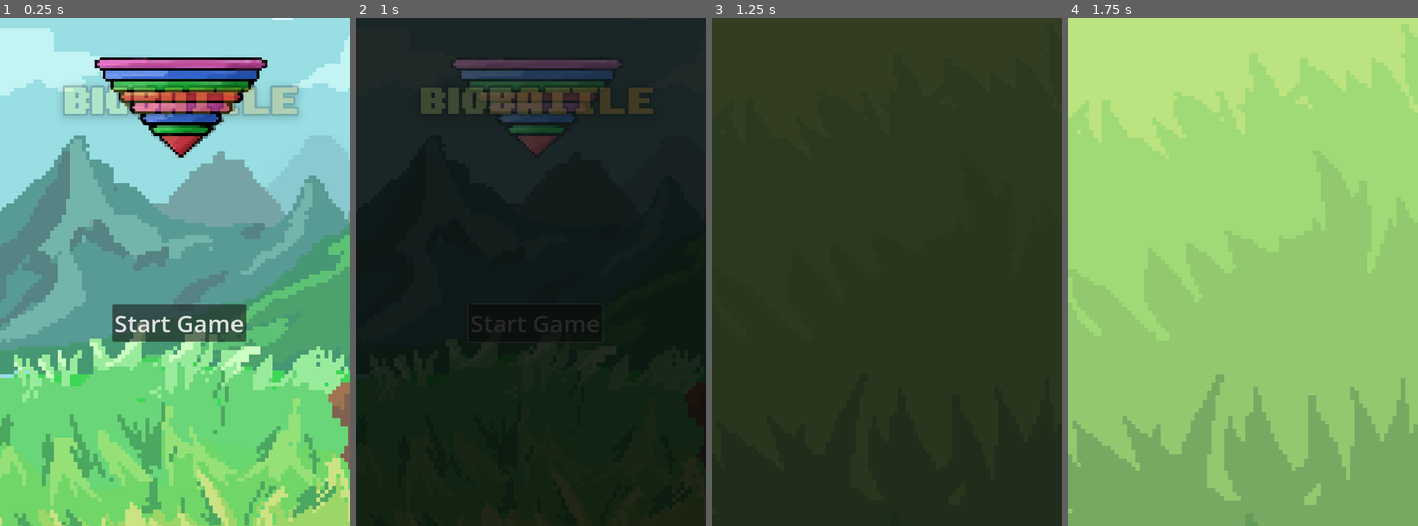
Above: before the commit, frames 1-4 (left to right).
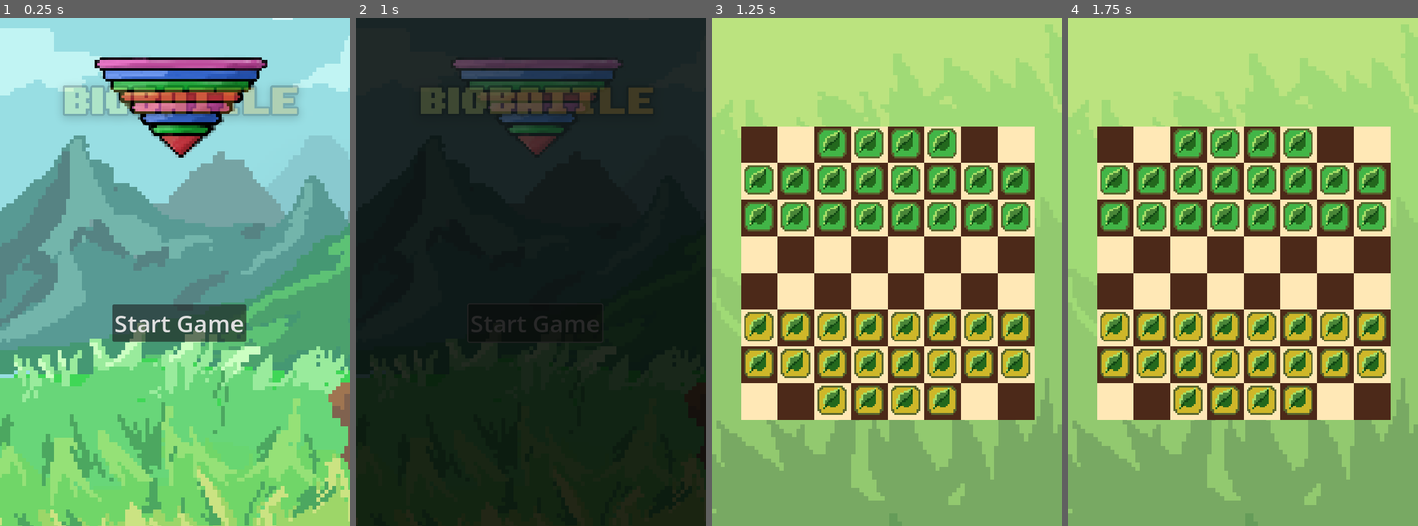
Above: after the commit, the same moments.

Repository: dwit729/biobattle
Game: Godot game, scene res://Scenes/main.tscn
Two runs of this game, one before a commit and one after it. Both use one fixed random seed, a clock stepped at 60 frames per second and the inputs below.
Inputs:
- Up to frame 1 (0.25 s): no input
- Up to frame 2 (1 s): click "Start Game" at 0.5 s
- Up to frame 3 (1.25 s): no input
- Up to frame 4 (1.75 s): no input

Frames 1-2 are identical in both runs. In frame 3, 99% of the frame differs, in the area x 0-100%, y 0-100%; in frame 4, 47%.

Commit message:
board stuff

Diff:
--- /dev/null
+++ b/Scenes/board.tscn
@@ -0,0 +1,14 @@
+[gd_scene load_steps=3 format=3 uid="uid://jc4re0macnu2"]
+
+[ext_resource type="Texture2D" uid="uid://b5wg612bj17oj" path="res://Assets/board.png" id="1_xyjyo"]
+[ext_resource type="Script" path="res://board.gd" id="2_5uqc7"]
+
+[node name="board" type="Sprite2D"]
+position = Vector2(5.38, 0)
+texture = ExtResource("1_xyjyo")
+script = ExtResource("2_5uqc7")
+
+[node name="pieces" type="Node2D" parent="."]
+position = Vector2(-70.31, -70.71)
+
+[node name="indicator" type="Node2D" parent="."]
--- /dev/null
+++ b/Scenes/cell.tscn
@@ -0,0 +1,3 @@
+[gd_scene format=3 uid="uid://cjvihc6m1d2kb"]
+
+[node name="cell" type="Sprite2D"]
--- /dev/null
+++ b/Scenes/domain.gd
@@ -0,0 +1,5 @@
+extends Sprite2D
+
+
+func _ready() -> void:
+	$AnimationPlayer.play("idle")
--- /dev/null
+++ b/Scenes/domain.tscn
@@ -0,0 +1,54 @@
+[gd_scene load_steps=6 format=3 uid="uid://guskai25l6m8"]
+
+[ext_resource type="Texture2D" uid="uid://deo0lpwsi10s3" path="res://Assets/sprite_domain.png" id="1_wppfx"]
+[ext_resource type="Script" path="res://Scenes/domain.gd" id="2_s2v2y"]
+
+[sub_resource type="Animation" id="Animation_5lgmt"]
+length = 0.001
+tracks/0/type = "value"
+tracks/0/imported = false
+tracks/0/enabled = true
+tracks/0/path = NodePath(".:frame")
+tracks/0/interp = 1
+tracks/0/loop_wrap = true
+tracks/0/keys = {
+"times": PackedFloat32Array(0),
+"transitions": PackedFloat32Array(1),
+"update": 1,
+"values": [0]
+}
+
+[sub_resource type="Animation" id="Animation_tfwf2"]
+resource_name = "idle"
+length = 0.9
+loop_mode = 1
+tracks/0/type = "value"
+tracks/0/imported = false
+tracks/0/enabled = true
+tracks/0/path = NodePath(".:frame")
+tracks/0/interp = 1
+tracks/0/loop_wrap = true
+tracks/0/keys = {
+"times": PackedFloat32Array(0, 0.5),
+"transitions": PackedFloat32Array(1, 1),
+"update": 1,
+"values": [0, 1]
+}
+
+[sub_resource type="AnimationLibrary" id="AnimationLibrary_rvqlq"]
+_data = {
+"RESET": SubResource("Animation_5lgmt"),
+"idle": SubResource("Animation_tfwf2")
+}
+
+[node name="domain" type="Sprite2D"]
+texture_filter = 1
+texture = ExtResource("1_wppfx")
+hframes = 2
+script = ExtResource("2_s2v2y")
+
+[node name="AnimationPlayer" type="AnimationPlayer" parent="."]
+libraries = {
+"": SubResource("AnimationLibrary_rvqlq")
+}
+speed_scale = 1.5
--- /dev/null
+++ b/Scenes/family.tscn
@@ -0,0 +1,51 @@
+[gd_scene load_steps=5 format=3 uid="uid://c1xe78x2plx5s"]
+
+[ext_resource type="Texture2D" uid="uid://0nvgok8fen3i" path="res://Assets/sprite_family.png" id="1_u7e5p"]
+
+[sub_resource type="Animation" id="Animation_fa77u"]
+length = 0.001
+tracks/0/type = "value"
+tracks/0/imported = false
+tracks/0/enabled = true
+tracks/0/path = NodePath(".:frame")
+tracks/0/interp = 1
+tracks/0/loop_wrap = true
+tracks/0/keys = {
+"times": PackedFloat32Array(0),
+"transitions": PackedFloat32Array(1),
+"update": 1,
+"values": [0]
+}
+
+[sub_resource type="Animation" id="Animation_8bmxj"]
+resource_name = "idle"
+length = 1.4
+loop_mode = 1
+tracks/0/type = "value"
+tracks/0/imported = false
+tracks/0/enabled = true
+tracks/0/path = NodePath(".:frame")
+tracks/0/interp = 1
+tracks/0/loop_wrap = true
+tracks/0/keys = {
+"times": PackedFloat32Array(0, 0.5, 1),
+"transitions": PackedFloat32Array(1, 1, 1),
+"update": 1,
+"values": [0, 1, 2]
+}
+
+[sub_resource type="AnimationLibrary" id="AnimationLibrary_v8iri"]
+_data = {
+"RESET": SubResource("Animation_fa77u"),
+"idle": SubResource("Animation_8bmxj")
+}
+
+[node name="family" type="Sprite2D"]
+texture = ExtResource("1_u7e5p")
+hframes = 3
+
+[node name="AnimationPlayer" type="AnimationPlayer" parent="."]
+libraries = {
+"": SubResource("AnimationLibrary_v8iri")
+}
+speed_scale = 1.5
--- a/Scenes/game.gd
+++ b/Scenes/game.gd
@@ -1,6 +1,62 @@
 extends Node2D
 
 @onready var trans = $testtransition/AnimationPlayer
+#@onready var pieces = $board/pieces
+#
+##imports
+#const CELL = preload("res://Scenes/cell.tscn")
+#
+#const SPECIES = preload("res://Scenes/species.tscn") #private - 1 - 10pcs
+#const GENUS = preload("res://Scenes/genus.tscn") #spy - 2 - 4pcs
+#const FAMILY = preload("res://Scenes/family.tscn") #sergeant - 3 - 1pc
+#const ORDER = preload("res://Scenes/order.tscn") #colonel - 4 - 2pcs
+#const DOMAIN = preload("res://Scenes/domain.tscn") #major general - 5 - 1pc
+#const PHYLUM = preload("res://Scenes/phylum.tscn") #five-star general - 6 - 1pc
+#const KINGDOM = preload("res://Scenes/kingdom.tscn") #flag - 7 - 1pc
+#
+##variables
+#const BOARD_CELLS = 8
+#const CELL_WIDTH = 18
+#var board : Array
+#var p1 : bool
+#var state : bool
+#var moves = []
+#var selected_piece : Vector2
 
 func _ready() -> void:
 	trans.play("fadeout")
+	await get_tree().create_timer(0.5).timeout
+	#board.append([0,0,1,2,7,1,0,0])
+	#board.append([1,3,2,1,6,2,4,1])
+	#board.append([1,5,4,1,1,2,7,1])
+	#board.append([0,0,0,0,0,0,0,0])
+	#board.append([0,0,0,0,0,0,0,0])
+	#board.append([-1,-5,-4,-1,-1,-2,-7,-1])
+	#board.append([-1,-3,-2,-1,-6,-2,-4,-1])
+	#board.append([0,0,-1,-2,-7,-1,0,0])
+	#
+	#display_pieces()
+	#
+#func display_pieces():
+	#for i in BOARD_CELLS:
+		#for j in BOARD_CELLS:
+			#var cell = CELL.instantiate()
+			#pieces.add_child(cell)
+			#cell.global_position = Vector2(j * CELL_WIDTH + (CELL_WIDTH / 2), -i * CELL_WIDTH - (CELL_WIDTH / 2))
+			#
+			#match board[i][j]:
+				#-7: cell.texture = KINGDOM
+				#-6: cell.texture = PHYLUM
+				#-5: cell.texture = DOMAIN
+				#-4: cell.texture = ORDER
+				#-3: cell.texture = FAMILY
+				#-2: cell.texture = GENUS
+				#-1: cell.texture = SPECIES
+				#0: cell.texture = null
+				#7: cell.texture = KINGDOM
+				#6: cell.texture = PHYLUM
+				#5: cell.texture = DOMAIN
+				#4: cell.texture = ORDER
+				#3: cell.texture = FAMILY
+				#2: cell.texture = GENUS
+				#1: cell.texture = SPECIES
--- a/Scenes/game.tscn
+++ b/Scenes/game.tscn
@@ -1,8 +1,9 @@
-[gd_scene load_steps=4 format=3 uid="uid://dk7bleesvudsm"]
+[gd_scene load_steps=5 format=3 uid="uid://dk7bleesvudsm"]
 
 [ext_resource type="Texture2D" uid="uid://san22kgtcaog" path="res://Assets/board_bg.png" id="1_f80v2"]
 [ext_resource type="Script" path="res://Scenes/game.gd" id="1_l4vrx"]
 [ext_resource type="PackedScene" uid="uid://boija1n6e3xt8" path="res://Scenes/testtransition.tscn" id="3_8us6r"]
+[ext_resource type="PackedScene" uid="uid://jc4re0macnu2" path="res://Scenes/board.tscn" id="4_r0k4a"]
 
 [node name="Game" type="Node2D"]
 position = Vector2(320, 472)
@@ -13,5 +14,9 @@
 scale = Vector2(7.7975, 7.7975)
 texture = ExtResource("1_f80v2")
 
+[node name="board" parent="." instance=ExtResource("4_r0k4a")]
+scale = Vector2(3.395, 3.395)
+
 [node name="testtransition" parent="." instance=ExtResource("3_8us6r")]
+visible = false
 position = Vector2(-319, -542)
--- /dev/null
+++ b/Scenes/genus.tscn
@@ -0,0 +1,51 @@
+[gd_scene load_steps=5 format=3 uid="uid://bem3ft61jdnjd"]
+
+[ext_resource type="Texture2D" uid="uid://75r1rv4fkjxp" path="res://Assets/sprite_genus.png" id="1_lmygu"]
+
+[sub_resource type="Animation" id="Animation_g4dvq"]
+resource_name = "idle"
+length = 1.4
+loop_mode = 1
+tracks/0/type = "value"
+tracks/0/imported = false
+tracks/0/enabled = true
+tracks/0/path = NodePath(".:frame")
+tracks/0/interp = 1
+tracks/0/loop_wrap = true
+tracks/0/keys = {
+"times": PackedFloat32Array(0, 0.5, 1),
+"transitions": PackedFloat32Array(1, 1, 1),
+"update": 1,
+"values": [0, 1, 2]
+}
+
+[sub_resource type="Animation" id="Animation_35661"]
+length = 0.001
+tracks/0/type = "value"
+tracks/0/imported = false
+tracks/0/enabled = true
+tracks/0/path = NodePath(".:frame")
+tracks/0/interp = 1
+tracks/0/loop_wrap = true
+tracks/0/keys = {
+"times": PackedFloat32Array(0),
+"transitions": PackedFloat32Array(1),
+"update": 1,
+"values": [0]
+}
+
+[sub_resource type="AnimationLibrary" id="AnimationLibrary_jwbx6"]
+_data = {
+"RESET": SubResource("Animation_35661"),
+"idle": SubResource("Animation_g4dvq")
+}
+
+[node name="genus" type="Sprite2D"]
+texture = ExtResource("1_lmygu")
+hframes = 3
+
+[node name="AnimationPlayer" type="AnimationPlayer" parent="."]
+libraries = {
+"": SubResource("AnimationLibrary_jwbx6")
+}
+speed_scale = 1.5
--- /dev/null
+++ b/Scenes/kingdom.tscn
@@ -0,0 +1,51 @@
+[gd_scene load_steps=5 format=3 uid="uid://cvttxhdtkwnsu"]
+
+[ext_resource type="Texture2D" uid="uid://btmkx6x02q7ic" path="res://Assets/sprite_kingdom.png" id="1_iuwji"]
+
+[sub_resource type="Animation" id="Animation_xa8bg"]
+resource_name = "idle"
+length = 0.9
+loop_mode = 1
+tracks/0/type = "value"
+tracks/0/imported = false
+tracks/0/enabled = true
+tracks/0/path = NodePath(".:frame")
+tracks/0/interp = 1
+tracks/0/loop_wrap = true
+tracks/0/keys = {
+"times": PackedFloat32Array(0, 0.5),
+"transitions": PackedFloat32Array(1, 1),
+"update": 1,
+"values": [0, 1]
+}
+
+[sub_resource type="Animation" id="Animation_msnel"]
+length = 0.001
+tracks/0/type = "value"
+tracks/0/imported = false
+tracks/0/enabled = true
+tracks/0/path = NodePath(".:frame")
+tracks/0/interp = 1
+tracks/0/loop_wrap = true
+tracks/0/keys = {
+"times": PackedFloat32Array(0),
+"transitions": PackedFloat32Array(1),
+"update": 1,
+"values": [0]
+}
+
+[sub_resource type="AnimationLibrary" id="AnimationLibrary_ciw5x"]
+_data = {
+"RESET": SubResource("Animation_msnel"),
+"idle": SubResource("Animation_xa8bg")
+}
+
+[node name="kingdom" type="Sprite2D"]
+texture = ExtResource("1_iuwji")
+hframes = 2
+
+[node name="AnimationPlayer" type="AnimationPlayer" parent="."]
+libraries = {
+"": SubResource("AnimationLibrary_ciw5x")
+}
+speed_scale = 1.5
--- a/Scenes/logoanim.tscn
+++ b/Scenes/logoanim.tscn
@@ -2,21 +2,6 @@
 
 [ext_resource type="Texture2D" uid="uid://cu2sa08j0ieqx" path="res://Assets/LOGO.png" id="1_hf4jt"]
 [ext_resource type="Texture2D" uid="uid://cpbl0hmfsjbp" path="res://Assets/LOGO_WITH TEXT.png" id="2_bsjb2"]
-
-[sub_resource type="Animation" id="Animation_w034x"]
-resource_name = "logoanim"
-tracks/0/type = "value"
-tracks/0/imported = false
-tracks/0/enabled = true
-tracks/0/path = NodePath("Sprite2D2:modulate")
-tracks/0/interp = 1
-tracks/0/loop_wrap = true
-tracks/0/keys = {
-"times": PackedFloat32Array(0, 1),
-"transitions": PackedFloat32Array(1, 1),
-"update": 0,
-"values": [Color(1, 1, 1, 0), Color(1, 1, 1, 1)]
-}
 
 [sub_resource type="Animation" id="Animation_uci8q"]
 length = 0.001
@@ -73,6 +58,21 @@
 "values": [Color(1, 1, 1, 1), Color(1, 1, 1, 0)]
 }
 
+[sub_resource type="Animation" id="Animation_w034x"]
+resource_name = "logoanim"
+tracks/0/type = "value"
+tracks/0/imported = false
+tracks/0/enabled = true
+tracks/0/path = NodePath("Sprite2D2:modulate")
+tracks/0/interp = 1
+tracks/0/loop_wrap = true
+tracks/0/keys = {
+"times": PackedFloat32Array(0, 1),
+"transitions": PackedFloat32Array(1, 1),
+"update": 0,
+"values": [Color(1, 1, 1, 0), Color(1, 1, 1, 1)]
+}
+
 [sub_resource type="AnimationLibrary" id="AnimationLibrary_643kh"]
 _data = {
 "RESET": SubResource("Animation_uci8q"),
--- /dev/null
+++ b/Scenes/order.tscn
@@ -0,0 +1,51 @@
+[gd_scene load_steps=5 format=3 uid="uid://bmeo6g5itbhuf"]
+
+[ext_resource type="Texture2D" uid="uid://bxdke68m2mdqa" path="res://Assets/sprite_order.png" id="1_ep1e6"]
+
+[sub_resource type="Animation" id="Animation_tn7k8"]
+resource_name = "idle"
+length = 1.4
+loop_mode = 1
+tracks/0/type = "value"
+tracks/0/imported = false
+tracks/0/enabled = true
+tracks/0/path = NodePath(".:frame")
+tracks/0/interp = 1
+tracks/0/loop_wrap = true
+tracks/0/keys = {
+"times": PackedFloat32Array(0, 0.5, 1),
+"transitions": PackedFloat32Array(1, 1, 1),
+"update": 1,
+"values": [0, 1, 2]
+}
+
+[sub_resource type="Animation" id="Animation_2q3ej"]
+length = 0.001
+tracks/0/type = "value"
+tracks/0/imported = false
+tracks/0/enabled = true
+tracks/0/path = NodePath(".:frame")
+tracks/0/interp = 1
+tracks/0/loop_wrap = true
+tracks/0/keys = {
+"times": PackedFloat32Array(0),
+"transitions": PackedFloat32Array(1),
+"update": 1,
+"values": [0]
+}
+
+[sub_resource type="AnimationLibrary" id="AnimationLibrary_jy2fk"]
+_data = {
+"RESET": SubResource("Animation_2q3ej"),
+"idle": SubResource("Animation_tn7k8")
+}
+
+[node name="order" type="Sprite2D"]
+texture = ExtResource("1_ep1e6")
+hframes = 3
+
+[node name="AnimationPlayer" type="AnimationPlayer" parent="."]
+libraries = {
+"": SubResource("AnimationLibrary_jy2fk")
+}
+speed_scale = 1.5
--- /dev/null
+++ b/Scenes/phylum.tscn
@@ -0,0 +1,51 @@
+[gd_scene load_steps=5 format=3 uid="uid://byotskc6ajrqx"]
+
+[ext_resource type="Texture2D" uid="uid://8giktn65ld8x" path="res://Assets/sprite_phylum.png" id="1_knp1k"]
+
+[sub_resource type="Animation" id="Animation_waaqe"]
+resource_name = "idle"
+length = 0.9
+loop_mode = 1
+tracks/0/type = "value"
+tracks/0/imported = false
+tracks/0/enabled = true
+tracks/0/path = NodePath(".:frame")
+tracks/0/interp = 1
+tracks/0/loop_wrap = true
+tracks/0/keys = {
+"times": PackedFloat32Array(0, 0.5),
+"transitions": PackedFloat32Array(1, 1),
+"update": 1,
+"values": [0, 1]
+}
+
+[sub_resource type="Animation" id="Animation_k3fxm"]
+length = 0.001
+tracks/0/type = "value"
+tracks/0/imported = false
+tracks/0/enabled = true
+tracks/0/path = NodePath(".:frame")
+tracks/0/interp = 1
+tracks/0/loop_wrap = true
+tracks/0/keys = {
+"times": PackedFloat32Array(0),
+"transitions": PackedFloat32Array(1),
+"update": 1,
+"values": [0]
+}
+
+[sub_resource type="AnimationLibrary" id="AnimationLibrary_x0ou3"]
+_data = {
+"RESET": SubResource("Animation_k3fxm"),
+"idle": SubResource("Animation_waaqe")
+}
+
+[node name="phylum" type="Sprite2D"]
+texture = ExtResource("1_knp1k")
+hframes = 2
+
+[node name="AnimationPlayer" type="AnimationPlayer" parent="."]
+libraries = {
+"": SubResource("AnimationLibrary_x0ou3")
+}
+speed_scale = 1.5
--- /dev/null
+++ b/Scenes/species.tscn
@@ -0,0 +1,53 @@
+[gd_scene load_steps=6 format=3 uid="uid://bhirranv3786y"]
+
+[ext_resource type="Texture2D" uid="uid://dh4iha8w8x6s1" path="res://Assets/sprite_species.png" id="1_i6mnc"]
+[ext_resource type="Script" path="res://Scenes/species.gd" id="2_p2t6u"]
+
+[sub_resource type="Animation" id="Animation_2xlmp"]
+length = 0.001
+tracks/0/type = "value"
+tracks/0/imported = false
+tracks/0/enabled = true
+tracks/0/path = NodePath(".:frame")
+tracks/0/interp = 1
+tracks/0/loop_wrap = true
+tracks/0/keys = {
+"times": PackedFloat32Array(0),
+"transitions": PackedFloat32Array(1),
+"update": 1,
+"values": [0]
+}
+
+[sub_resource type="Animation" id="Animation_3tj22"]
+resource_name = "idle"
+length = 0.9
+loop_mode = 1
+tracks/0/type = "value"
+tracks/0/imported = false
+tracks/0/enabled = true
+tracks/0/path = NodePath(".:frame")
+tracks/0/interp = 1
+tracks/0/loop_wrap = true
+tracks/0/keys = {
+"times": PackedFloat32Array(0, 0.5),
+"transitions": PackedFloat32Array(1, 1),
+"update": 1,
+"values": [0, 1]
+}
+
+[sub_resource type="AnimationLibrary" id="AnimationLibrary_eiewv"]
+_data = {
+"RESET": SubResource("Animation_2xlmp"),
+"idle": SubResource("Animation_3tj22")
+}
+
+[node name="species" type="Sprite2D"]
+texture = ExtResource("1_i6mnc")
+hframes = 2
+script = ExtResource("2_p2t6u")
+
+[node name="AnimationPlayer" type="AnimationPlayer" parent="."]
+libraries = {
+"": SubResource("AnimationLibrary_eiewv")
+}
+speed_scale = 1.5
--- a/Scenes/testtransition.tscn
+++ b/Scenes/testtransition.tscn
@@ -1,4 +1,19 @@
 [gd_scene load_steps=5 format=3 uid="uid://boija1n6e3xt8"]
+
+[sub_resource type="Animation" id="Animation_1kidt"]
+length = 0.001
+tracks/0/type = "value"
+tracks/0/imported = false
+tracks/0/enabled = true
+tracks/0/path = NodePath("ColorRect:color")
+tracks/0/interp = 1
+tracks/0/loop_wrap = true
+tracks/0/keys = {
+"times": PackedFloat32Array(0),
+"transitions": PackedFloat32Array(1),
+"update": 0,
+"values": [Color(0, 0, 0, 1)]
+}
 
 [sub_resource type="Animation" id="Animation_d6ush"]
 resource_name = "fadein"
@@ -14,21 +29,6 @@
 "transitions": PackedFloat32Array(1, 1),
 "update": 0,
 "values": [Color(0, 0, 0, 0), Color(0, 0, 0, 1)]
-}
-
-[sub_resource type="Animation" id="Animation_1kidt"]
-length = 0.001
-tracks/0/type = "value"
-tracks/0/imported = false
-tracks/0/enabled = true
-tracks/0/path = NodePath("ColorRect:color")
-tracks/0/interp = 1
-tracks/0/loop_wrap = true
-tracks/0/keys = {
-"times": PackedFloat32Array(0),
-"transitions": PackedFloat32Array(1),
-"update": 0,
-"values": [Color(0, 0, 0, 1)]
 }
 
 [sub_resource type="Animation" id="Animation_v05d1"]
--- /dev/null
+++ b/board.gd
@@ -0,0 +1,96 @@
+extends Sprite2D
+
+@onready var pieces: Node2D = $pieces
+
+#imports
+const CELL = preload("res://Scenes/cell.tscn")
+
+#ayaw render nito kaya may testing ako na placeholder
+const SPECIES = preload("res://Scenes/species.tscn") #private - 1 - 10pcs
+const GENUS = preload("res://Scenes/genus.tscn") #spy - 2 - 4pcs
+const FAMILY = preload("res://Scenes/family.tscn") #sergeant - 3 - 1pc
+const ORDER = preload("res://Scenes/order.tscn") #colonel - 4 - 2pcs
+const DOMAIN = preload("res://Scenes/domain.tscn") #major general - 5 - 1pc
+const PHYLUM = preload("res://Scenes/phylum.tscn") #five-star general - 6 - 1pc
+const KINGDOM = preload("res://Scenes/kingdom.tscn") #flag - 7 - 1pc
+
+#const SPECIES = preload("res://Assets/sprite_species.png")
+#const PHYLUM = preload("res://Assets/sprite_phylum.png")
+#const ORDER = preload("res://Assets/sprite_order.png")
+#const KINGDOM = preload("res://Assets/sprite_kingdom.png")
+#const GENUS = preload("res://Assets/sprite_genus.png")
+#const FAMILY = preload("res://Assets/sprite_family.png")
+#const DOMAIN = preload("res://Assets/sprite_domain.png")
+
+#test lang kasi ayaw lumabas nung sprites mismo
+const SIDE_1_BACK_SPRITE_1 = preload("res://Assets/side1_back_sprite 1.png")
+const SIDE_2_BACK_SPRITE_1 = preload("res://Assets/side2_back_sprite 1.png")
+
+#variables
+const BOARD_CELLS = 8
+const CELL_WIDTH = 20
+var board : Array
+var p1 : bool
+var state : bool
+var moves = []
+var selected_piece : Vector2
+
+func _ready() -> void:
+	#add piece locations sa board
+	board.append([0,0,1,2,7,1,0,0])
+	board.append([1,3,2,1,6,2,4,1])
+	board.append([1,5,4,1,1,2,7,1])
+	board.append([0,0,0,0,0,0,0,0])
+	board.append([0,0,0,0,0,0,0,0])
+	board.append([-1,-5,-4,-1,-1,-2,-7,-1])
+	board.append([-1,-3,-2,-1,-6,-2,-4,-1])
+	board.append([0,0,-1,-2,-7,-1,0,0])
+
+	display_pieces()
+
+func display_pieces():
+	for i in BOARD_CELLS:
+		for j in BOARD_CELLS:
+			#instantiate ng holder ng cells
+			var cell = CELL.instantiate()
+
+			#set position para sa cells
+			#cell.global_position = Vector2(j * CELL_WIDTH + (CELL_WIDTH / 2), i * CELL_WIDTH + (CELL_WIDTH / 2))
+			cell.position = Vector2(j * CELL_WIDTH, i * CELL_WIDTH)
+			pieces.add_child(cell)
+
+			#match para sa specific pieces
+			#match board[i][j]:
+				#-7: cell.texture = KINGDOM
+				#-6: cell.texture = PHYLUM
+				#-5: cell.texture = DOMAIN
+				#-4: cell.texture = ORDER
+				#-3: cell.texture = FAMILY
+				#-2: cell.texture = GENUS
+				#-1: cell.texture = SPECIES
+				#0: cell.texture = null
+				#7: cell.texture = KINGDOM
+				#6: cell.texture = PHYLUM
+				#5: cell.texture = DOMAIN
+				#4: cell.texture = ORDER
+				#3: cell.texture = FAMILY
+				#2: cell.texture = GENUS
+				#1: cell.texture = SPECIES
+
+			#test to kasi ayaw lumabas nung mismong sprites
+			match board[i][j]:
+				-7: cell.texture = SIDE_2_BACK_SPRITE_1
+				-6: cell.texture = SIDE_2_BACK_SPRITE_1
+				-5: cell.texture = SIDE_2_BACK_SPRITE_1
+				-4: cell.texture = SIDE_2_BACK_SPRITE_1
+				-3: cell.texture = SIDE_2_BACK_SPRITE_1
+				-2: cell.texture = SIDE_2_BACK_SPRITE_1
+				-1: cell.texture = SIDE_2_BACK_SPRITE_1
+				0: cell.texture = null
+				7: cell.texture = SIDE_1_BACK_SPRITE_1
+				6: cell.texture = SIDE_1_BACK_SPRITE_1
+				5: cell.texture = SIDE_1_BACK_SPRITE_1
+				4: cell.texture = SIDE_1_BACK_SPRITE_1
+				3: cell.texture = SIDE_1_BACK_SPRITE_1
+				2: cell.texture = SIDE_1_BACK_SPRITE_1
+				1: cell.texture = SIDE_1_BACK_SPRITE_1
--- /dev/null
+++ b/root.tscn
@@ -0,0 +1,3 @@
+[gd_scene format=3 uid="uid://dtytr8vtu8at1"]
+
+[node name="root" type="Node2D"]
Binary file added: Assets/board.png
Not shown, added: Assets/board.png.import
Binary file added: Assets/side1_back_sprite 1.png
Not shown, added: Assets/side1_back_sprite 1.png.import
Binary file added: Assets/side2_back_sprite 1.png
Not shown, added: Assets/side2_back_sprite 1.png.import
Binary file added: Assets/sprite_domain.png
Not shown, added: Assets/sprite_domain.png.import
Binary file added: Assets/sprite_family.png
Not shown, added: Assets/sprite_family.png.import
Binary file added: Assets/sprite_genus.png
Not shown, added: Assets/sprite_genus.png.import
(and 8 more such lines)
